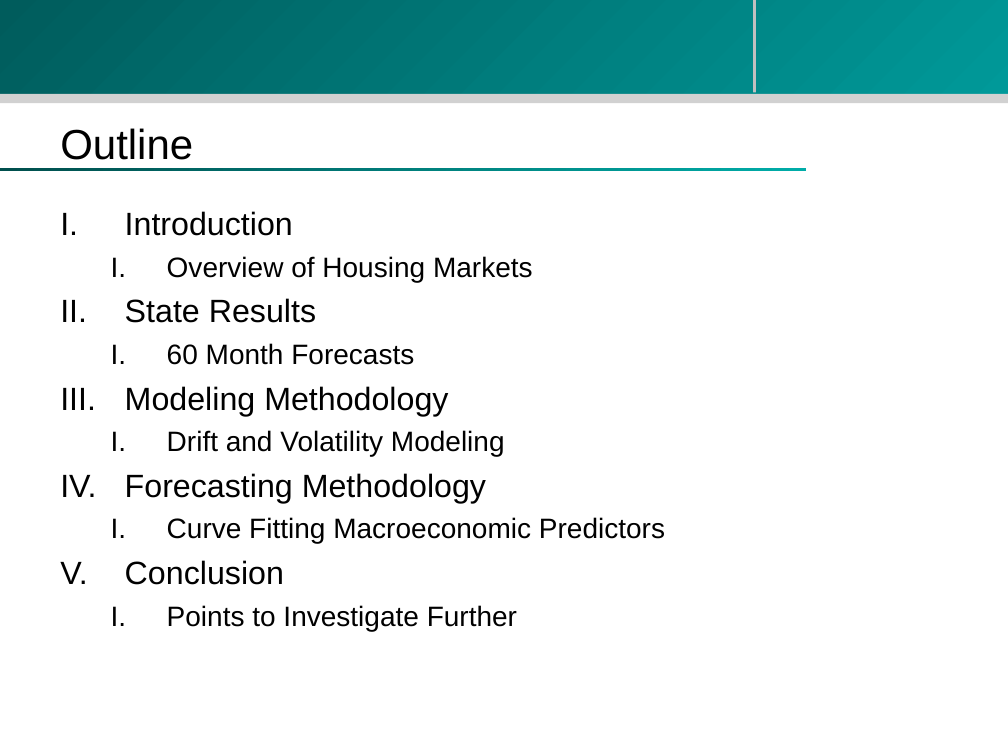
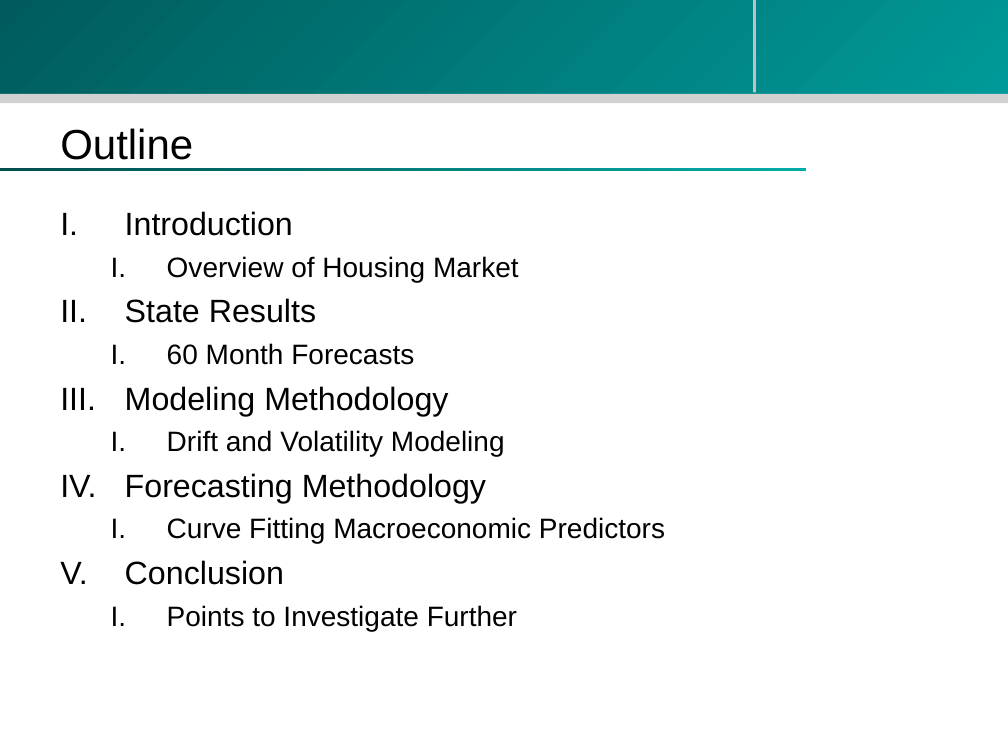
Before and after one commit to zhouzhenghui/svnrepository, a slide deck: slide 2 of SVNRepository/Presentation/M.Eng Final Presentation-take2.ppt. Drawn at 1008x756 pixels with LibreOffice and Linux fonts; fonts in the diff are those of the drawing; background and template pictures are left out. Boxes give left, top, right and bottom in pixels: in the first picture for what was removed or moved away, otherwise in the second. Text is boxed around its words. In the diff, an @@ line names an element or a change of style, - is before the commit and + after.

```diff
--- a/SVNRepository/Presentation/M.Eng Final Presentation-take2.ppt
+++ b/SVNRepository/Presentation/M.Eng Final Presentation-take2.ppt
@@ text at [167, 256, 519, 282]: text changed @@
-  I. Overview of Housing Markets
+  I. Overview of Housing Market
```
Also in this commit, not shown: 1 other slide changed.
